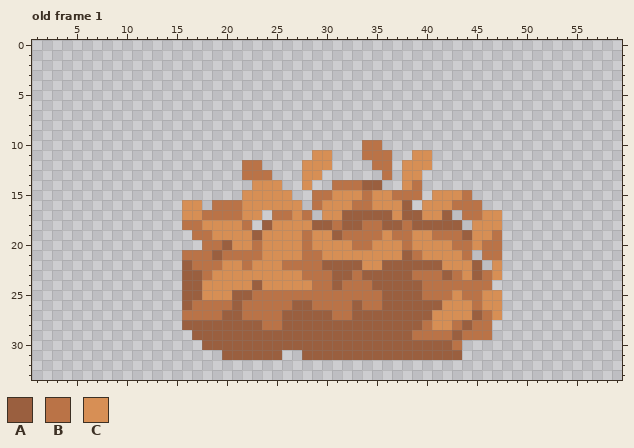
Two states of a pixel-art file, Entorno/RompibleBosque.ase. Above: the version before the commit.
64x64 pixels, 1 frame. Shown: old frame 1: x 1..59, y 0..33. The commit also changed other frames, which this record leaves out.
Palette (. is transparent): A #9a5f3f  B #ba7347  C #d78f55
Pixels before, old frame 1, first column x 16:
10 ..................BB............
11 .............CC...BBB..CC.......
12 ......BB....CCC....BB.CCC.......
13 ......BBB...CC......B.CC........
14 .......CCC..C..BBBAA..CB........
15 ......CCCCC..BBCCCBCCBBB.CCCB...
16 CC.BBBCCCCCC.BCCCBBCCCA.CCCBBB..
17 CCBBBBCC.BBCB.CCAAAAACAACCA.BBCC
18 BBCCCCB.ACCCCAABAABBAABAAAAA.CCC
19 .BBCCCCACCCCBCCABBBBCBBCCBBBACCB
20 ..BBACCBCCCCBCCCCBBCCCBCCCCBBCBB
21 BBBABBBBCCCCBBCCCCCCCCABCCCCB.BB
22 ABBBCCBCCCBBBBAAAACCAAAAAACCCA.C
23 AABCCCCCCCCCBBBAABAAAAABBBABCABC
24 AACCCCCACCCCCBBABBBAAAAABBBBBBB.
25 AACCCAABBBBBBBBBBBBBAAAABBBCBBCC
26 ABBBBABBBBBAABBBBABBAAAAAACCCBCC
27 BBBBAABBBBAAAAABBAAAAAAAACCCCABC
28 AAAAAAAABBAAAAAAAAAAAAAABCCBABB.
29 .AAAAAAAAAAAAAAAAAAAAAABBBBABBB.
30 ..AAAAAAAAAAAAAAAAAAAAAAAAAB....
31 ....AAAAAA..AAAAAAAAAAAAAAAA....
After:
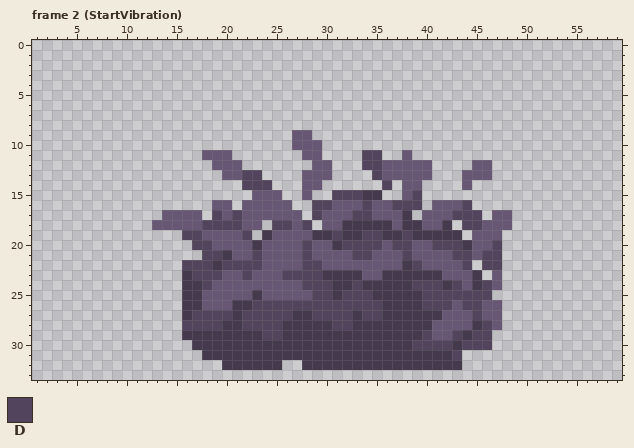
Colours new in this view: D #51445c
A new or re-ordered frame is compared with the old frame closest to it.
Changes in this commit:
frames 1 -> 16
layer "Layer 3" added
colour A: #9a5f3f -> #44394d
colour C: #d78f55 -> #675775
Changed rows in their new state; - is a pixel that keeps its letter.
Frame 2 (StartVibration) is new; against old frame 1, layers "Layer 3", "Layer 2":
first column x 13:
 9 --------------CC--------------------
10 --------------CCC----..-------------
11 -----CCC-------C-.---DD.-C..--------
12 ------CCC..----.-----DDCC-------CC--
13 -------CCDD.-----C----DCC--C---CCC--
14 ---------DDD.---C-.....D--C----C----
15 ---------.---.-C..DDDAA..CD-....----
16 ---..-CC.-----.-DD--CD--DDD.--CD.---
17 -CC--.DCD--CCC-.D--CDDCC--.--CDDD.-C
18 CCCCCDDDDCC.DD-D.CC--AA-CA-CC-.DD--C
19 ---DDC---D.A---CAADAADDAADAAAAA.--C-
20 ----DDCC--A----D--ADDDD-DD--DDDA-CD-
21 ---..DDACCD----DC---DD---DC---DDCDD-
22 ---DDDADDDD--CCDDCCCC--CC-DCC--D.DD-
23 ----DDD--D---DDDDA--ACC---AAACC--.--
24 -----D----C----DDD-ADA----DDDADCADC-
25 --------CCACCCCCDDADDDA----DDDDDDD.-
26 ----ACCC-ADDDDDDDDDDDDD----DDD-DD---
27 ---ADDDD-DDDDD--DDDD-DD-----A---DC--
28 ---DDDD--DDDD-----DD-------A--CCADC-
29 ---A-------DD-------------ADCCDADD--
30 ----A---------------------DDDDADDD--
31 -----AA------AA---------------D-----
32 -------AAAAAA--AAAAAAAAAAAAAAAA-----
Pixel boxes of the changes (left, top, right, bottom) in both pictures:
changed: (152, 130, 512, 370)
